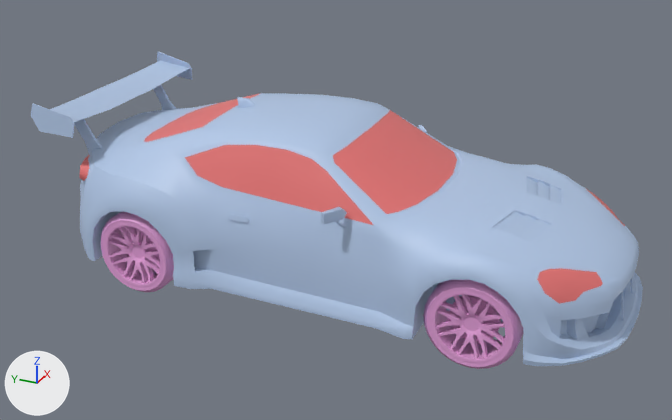
One commit to the FBX model Gamen't/Assets/Warner/Car/Toyota GT86/FBX/Car Toyota GT86.fbx: the scene before it, then after it.
Both versions are drawn from a camera (50 mm lens) standing at (-6.42, -2.88, 3.79) and looking at (-0.08, -0.02, 0.62). Lighting does not change. The marker at lower left points along +X, +Y and +Z. Where no turn or scale is listed for an object, it has been applied to the vertices.

The first picture shows 'Car Toyota GT68', 'WheelFR', 'WheelRR'.
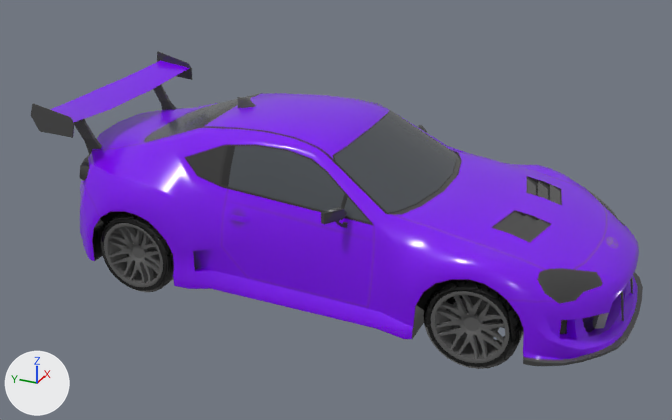
Location of each change, [x1, y1, x2, y2] in pixels of the pictures (672 x 420 px):
'Car Toyota GT68', surface changed (blue to purple)
    both: [31, 51, 643, 366]
'WheelFR', surface changed (pink to grey)
    both: [423, 279, 523, 369]
'WheelRR', surface changed (pink to grey)
    both: [101, 212, 174, 292]

Diff of the bpy script that builds the scene:
```diff
--- a/Gamen't/Assets/Warner/Car/Toyota GT86/FBX/Car Toyota GT86.fbx.py
+++ b/Gamen't/Assets/Warner/Car/Toyota GT86/FBX/Car Toyota GT86.fbx.py
@@ mat_basetoyota_gt86 @@
 mat_basetoyota_gt86 = bpy.data.materials.new('BaseToyota GT86')
-# nodes: BsdfPrincipled, OutputMaterial
-# colours: blue #b2c8e7
+# nodes: BsdfPrincipled, NormalMap, OutputMaterial, TexImage x3
+# uses the picture img_texturen_toyota_gt86_basetoyota_gt86_albedotransparency_png
+# uses the picture img_texturen_toyota_gt86_basetoyota_gt86_normal_png
+# uses the picture img_texturen_toyota_gt86_basetoyota_gt86_specularsmoothness_png
@@ mat_transparent @@
 mat_transparent = bpy.data.materials.new('Transparent')
-# nodes: BsdfPrincipled, OutputMaterial
-# colours: pink #e77575
+# nodes: BsdfPrincipled, NormalMap, OutputMaterial, TexImage x3
+# uses the picture img_texturen_toyota_gt86_transparent_albedotransparency_png
+# uses the picture img_texturen_toyota_gt86_transparent_normal_png
+# uses the picture img_texturen_toyota_gt86_transparent_specularsmoothness_png
@@ mat_tires @@
 n0 = _N.new('ShaderNodeBsdfPrincipled'); n0.name = 'Principled BSDF'
-n0.inputs[0].default_value = (0.8, 0.367, 0.719, 1.0)  # 'Base Color', pink #e7a3dc
 n1 = _N.new('ShaderNodeOutputMaterial'); n1.name = 'Material Output'
+n2 = _N.new('ShaderNodeTexImage'); n2.name = 'Image Texture'
+n2.image = img_wheels_tires_albedotransparency_png
+n3 = _N.new('ShaderNodeTexImage'); n3.name = 'Image Texture.001'
+n3.image = img_wheels_tires_metallicsmoothness_png
+n4 = _N.new('ShaderNodeTexImage'); n4.name = 'Image Texture.002'
+n4.image = img_wheels_tires_normal_png
+n5 = _N.new('ShaderNodeNormalMap'); n5.name = 'Normal Map'
 _L.new(n0.outputs[0], n1.inputs[0])  # 'BSDF' to 'Surface'
+_L.new(n2.outputs[0], n0.inputs[0])  # 'Color' to 'Base Color'
+_L.new(n3.outputs[0], n0.inputs[2])  # 'Color' to 'Roughness'
+_L.new(n4.outputs[0], n5.inputs[1])  # 'Color' to 'Color'
+_L.new(n5.outputs[0], n0.inputs[5])  # 'Normal' to 'Normal'
```
